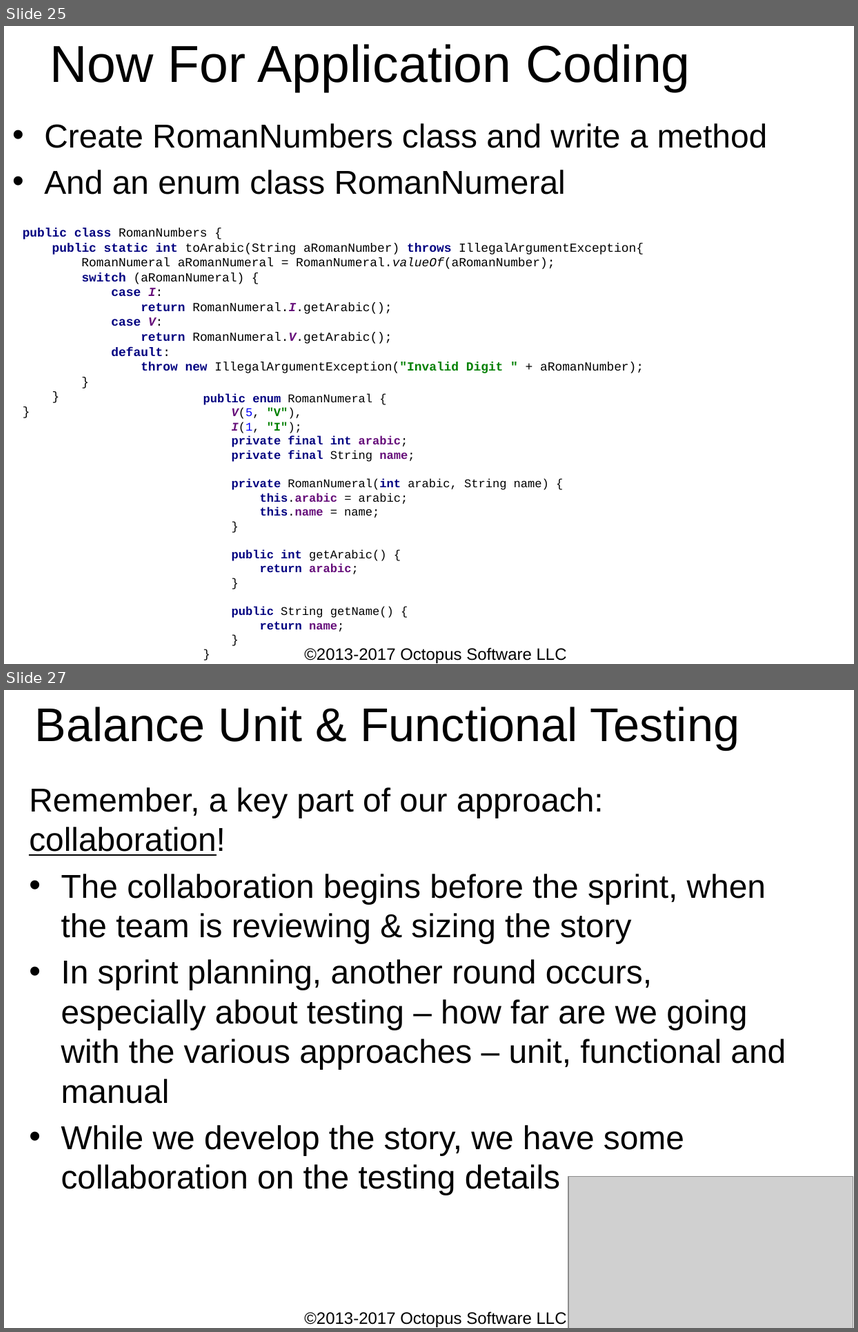
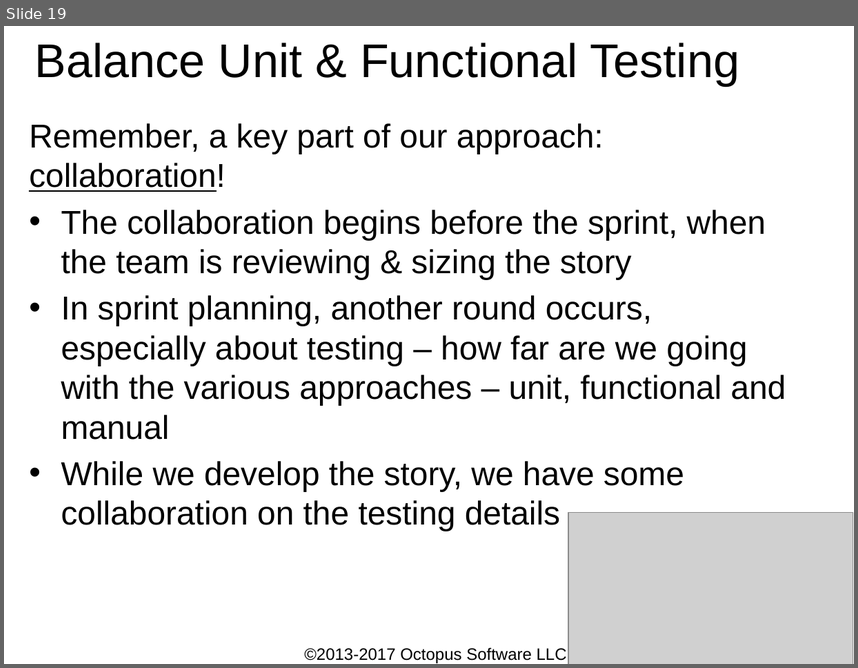
Before and after one commit to ShaneOctopus/RomanConversionStarting, a slide deck: workingFiles/TDD and BDD.pptx. Shown one above the other, each under a label of ours: slides 25 and 27 before the commit, slide 19 after it; the slides between them are not shown. The pictures are 858x1332 and 858x668 pixels, drawn with LibreOffice and Linux fonts; fonts in the diff are those of the drawing; grey boxes stand for pictures; background and template pictures are left out. Boxes give left, top, right and bottom in pixels: in the first picture for what was removed or moved away, otherwise in the second. Text is boxed around its words. In the diff, an @@ line names an element or a change of style, - is before the commit and + after.

```diff
--- a/workingFiles/TDD and BDD.pptx
+++ b/workingFiles/TDD and BDD.pptx
@@ slide 25 removed at (4, 26, 854, 664), background #FFFFFF @@
@@ title removed at (50, 44, 690, 92) @@
-Now For Application Coding
@@ text removed at (44, 123, 768, 194) @@
-• Create RomanNumbers class and write a method
-• And an enum class RomanNumeral
@@ text removed at (23, 228, 644, 373) @@
-public class RomanNumbers {
-public static int toArabic(String aRomanNumber) throws IllegalArgumentException{
-RomanNumeral aRomanNumeral = RomanNumeral.valueOf(aRomanNumber);
-switch (aRomanNumeral) {
-case I:
-return RomanNumeral.I.getArabic();
-case V:
-return RomanNumeral.V.getArabic();
-default:
-throw new IllegalArgumentException("Invalid Digit " + aRomanNumber);
-}
-}
-}
@@ text removed at (203, 393, 549, 631) @@
-public enum RomanNumeral {
-V(5, "V"),
-I(1, "I");
-private final int arabic;
-private final String name;
-private RomanNumeral(int arabic, String name) {
-this.arabic = arabic;
-this.name = name;
-}
-public int getArabic() {
-return arabic;
-}
-public String getName() {
-return name;
-}
-}
@@ page number removed at (744, 633, 844, 664) @@
-Page 25
@@ text removed at (304, 647, 567, 663) @@
-©2013-2017 Octopus Software LLC
@@ what was slide 27 is now slide 19 @@
```
Also in this commit, not shown: 9 slides changed, 18 other slides removed, 1 other file.
